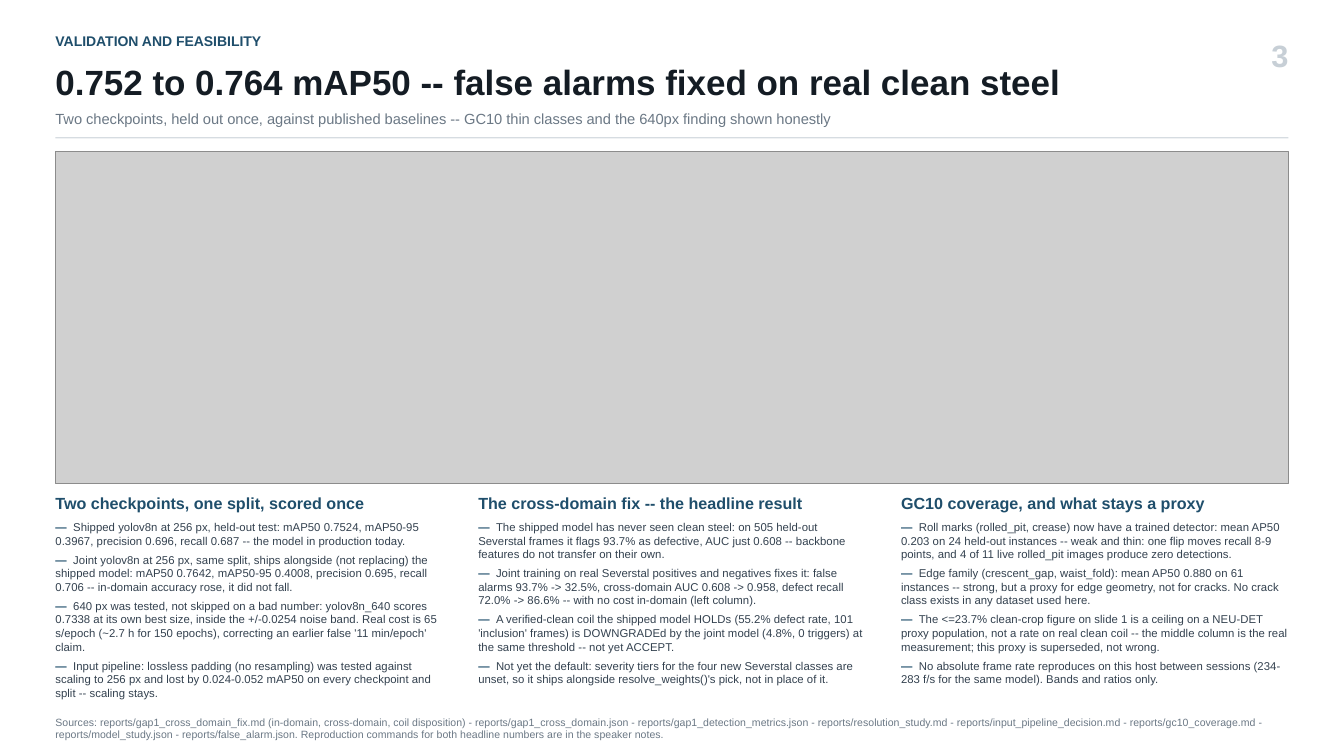
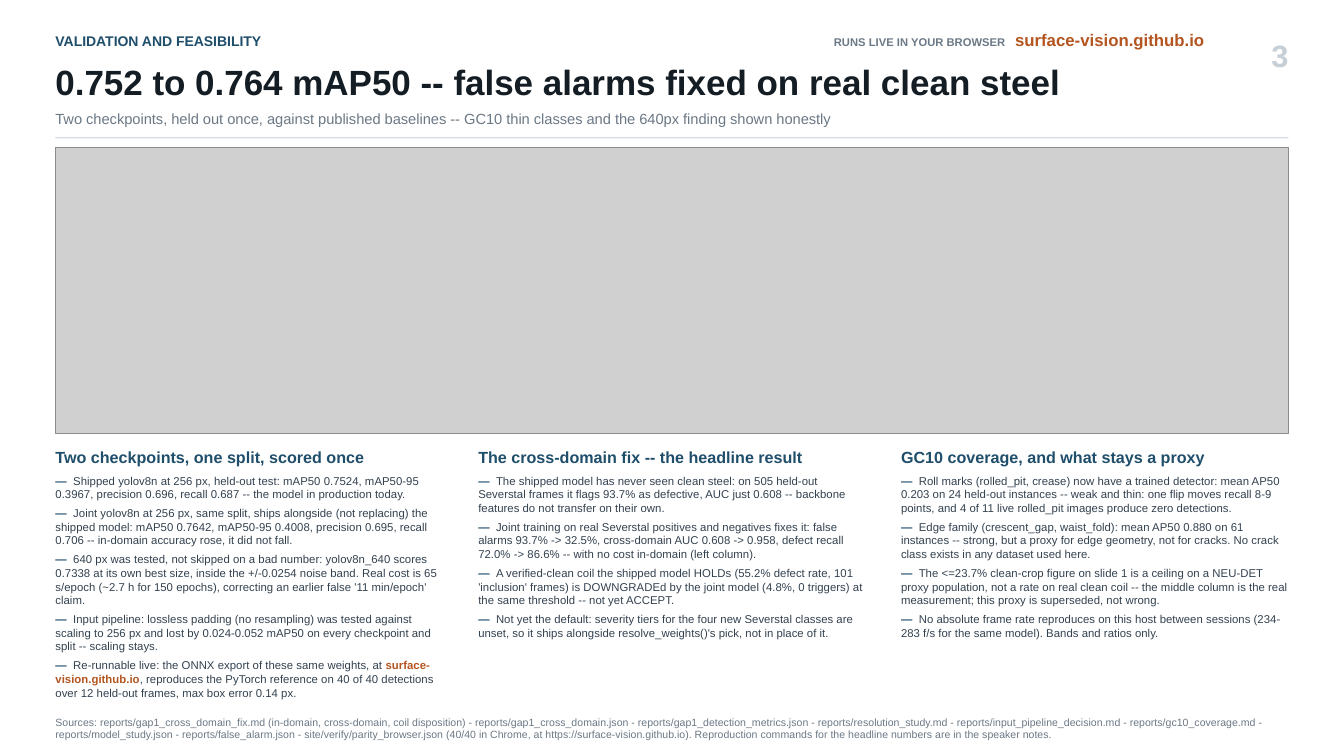
Before and after one commit to surface-vision/surface-vision.github.io, a slide deck: slide 3 of evidence/deck/JSW_Surface_Defect_Detection.pptx. Drawn at 1344x756 pixels with LibreOffice and Linux fonts; fonts in the diff are those of the drawing; grey boxes stand for pictures. Boxes give left, top, right and bottom in pixels: in the first picture for what was removed or moved away, otherwise in the second. Text is boxed around its words. In the diff, an @@ line names an element or a change of style, - is before the commit and + after.

```diff
--- a/evidence/deck/JSW_Surface_Defect_Detection.pptx
+++ b/evidence/deck/JSW_Surface_Defect_Detection.pptx
@@ text added at [834,34,1204,50], 12 pt, text #B4551F, bold @@
+RUNS LIVE IN YOUR BROWSER surface-vision.github.io
@@ picture: place and size @@
-picture at [55,151,1289,484]
+picture at [55,147,1289,434]
@@ text "Two checkpoints, one split, scored ...": place and size @@
-text "Two checkpoints, one split, scored ..." at [55,497,437,700]
+text "Two checkpoints, one split, scored ..." at [55,451,437,700]
@@ text "The cross-domain fix -- the ...": place and size @@
-text "The cross-domain fix -- the ..." at [478,497,862,686]
+text "The cross-domain fix -- the ..." at [478,451,862,640]
@@ text "GC10 coverage, and what stays ...": place and size @@
-text "GC10 coverage, and what stays ..." at [901,497,1287,686]
+text "GC10 coverage, and what stays ..." at [901,451,1287,640]
@@ text at [55,661,433,700]: paragraph added @@
+— Re-runnable live: the ONNX export of these same weights, at surface-vision.github.io, reproduces the PyTorch reference on 40 of 40 detections over 12 held-out frames, max box error 0.14 px.
@@ text at [55,718,1256,740]: text changed @@
-Sources: reports/gap1_cross_domain_fix.md (in-domain, cross-domain, coil disposition) - reports/gap1_cross_domain.json - reports/gap1_detection_metrics.json - reports/resolution_study.md - reports/input_pipeline_decision.md - reports/gc10_coverage.md - reports/model_study.json - reports/false_alarm.json. Reproduction commands for both headline numbers are in the speaker notes.
+Sources: reports/gap1_cross_domain_fix.md (in-domain, cross-domain, coil disposition) - reports/gap1_cross_domain.json - reports/gap1_detection_metrics.json - reports/resolution_study.md - reports/input_pipeline_decision.md - reports/gc10_coverage.md - reports/model_study.json - reports/false_alarm.json - site/verify/parity_browser.json (40/40 in Chrome, at https://surface-vision.github.io). Reproduction commands for the headline numbers are in the speaker notes.
```
Also in this commit, not shown: 4 other slides changed, 7 other files.
